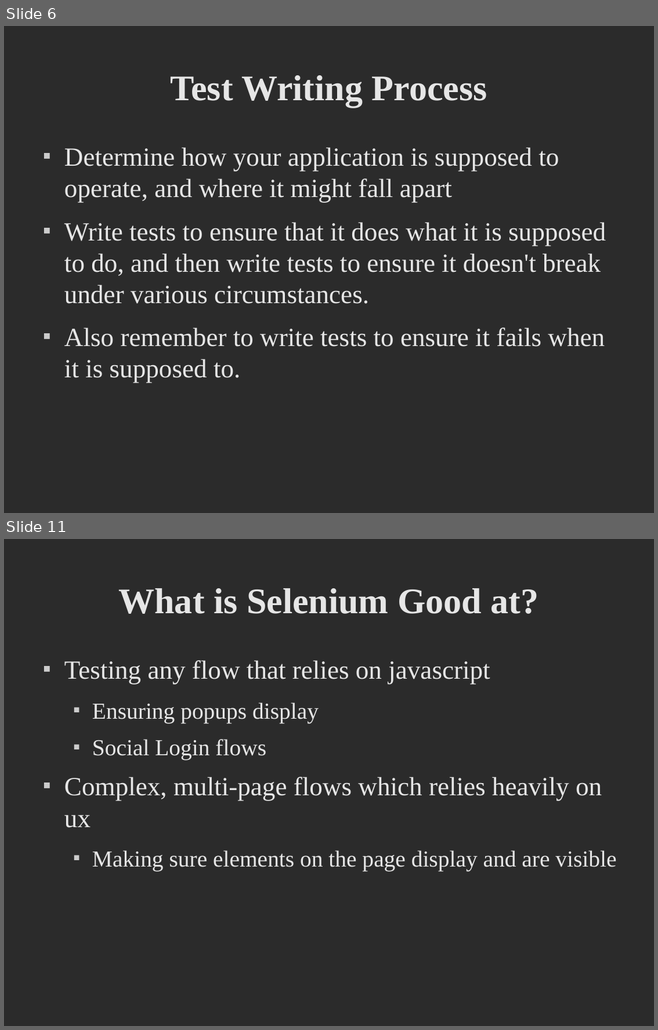
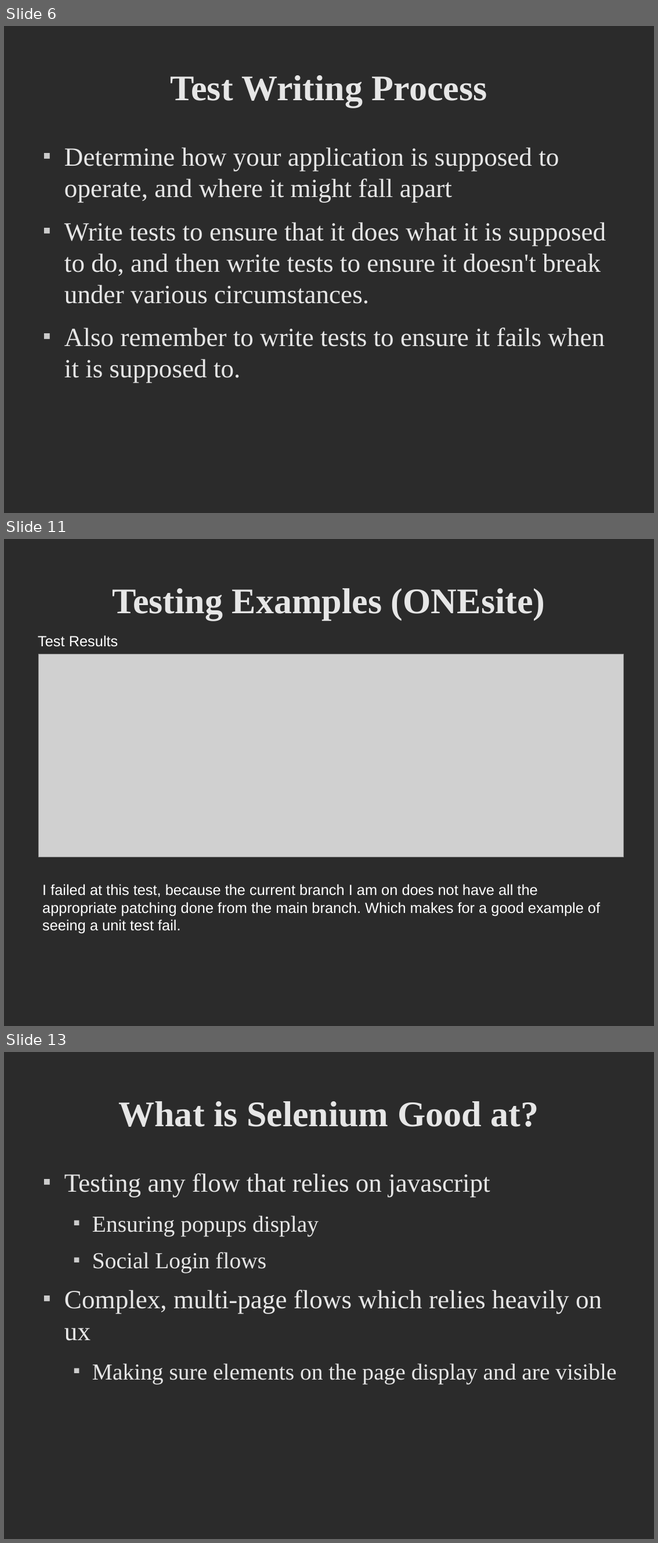
Before and after one commit to dfanica/onesite-unit-test-demo, a slide deck: public/files/presentation.odp. Shown one above the other, each under a label of ours: slides 6 and 11 before the commit, slides 6, 11 and 13 after it; the slides between them are not shown. The pictures are 658x1030 and 658x1543 pixels, drawn with LibreOffice and Linux fonts; fonts in the diff are those of the drawing; grey boxes stand for pictures; background and template pictures are left out; a plain dark background stands for a picture behind light text. Boxes give left, top, right and bottom in pixels: in the first picture for what was removed or moved away, otherwise in the second. Text is boxed around its words. In the diff, an @@ line names an element or a change of style, - is before the commit and + after.

Commit message:
Updated presentation with more examples, and added a selenium definition file.

```diff
--- a/public/files/presentation.odp
+++ b/public/files/presentation.odp
@@ slide 11 added at bbox=[4, 539, 654, 1026], background picture (left out) @@
@@ title added at bbox=[112, 588, 545, 620], 44 pt, text #E6E6E6, bold @@
+Testing Examples (ONEsite)
@@ text added at bbox=[38, 635, 118, 647], 18 pt, text #FFFFFF @@
+Test Results
@@ picture added at bbox=[39, 654, 623, 858] @@
@@ text added at bbox=[42, 884, 600, 934], 18 pt, text #FFFFFF @@
+I failed at this test, because the current branch I am on does not have all the appropriate patching done from the main branch. Which makes for a good example of seeing a unit test fail.
@@ what was slide 11 is now slide 13 @@
```
Also in this commit, not shown: 4 slides changed, 2 other slides added, 1 other file.
